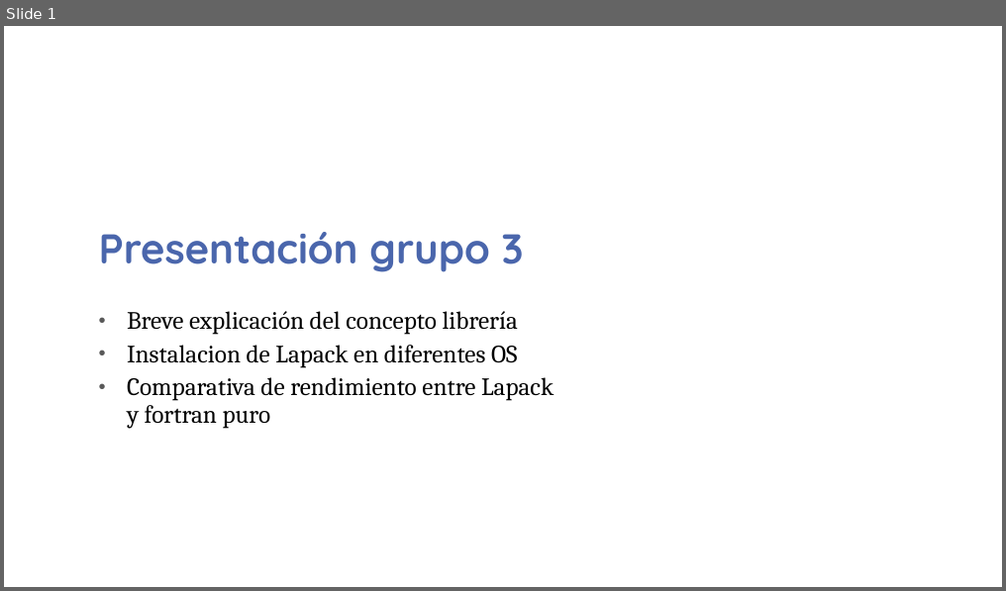
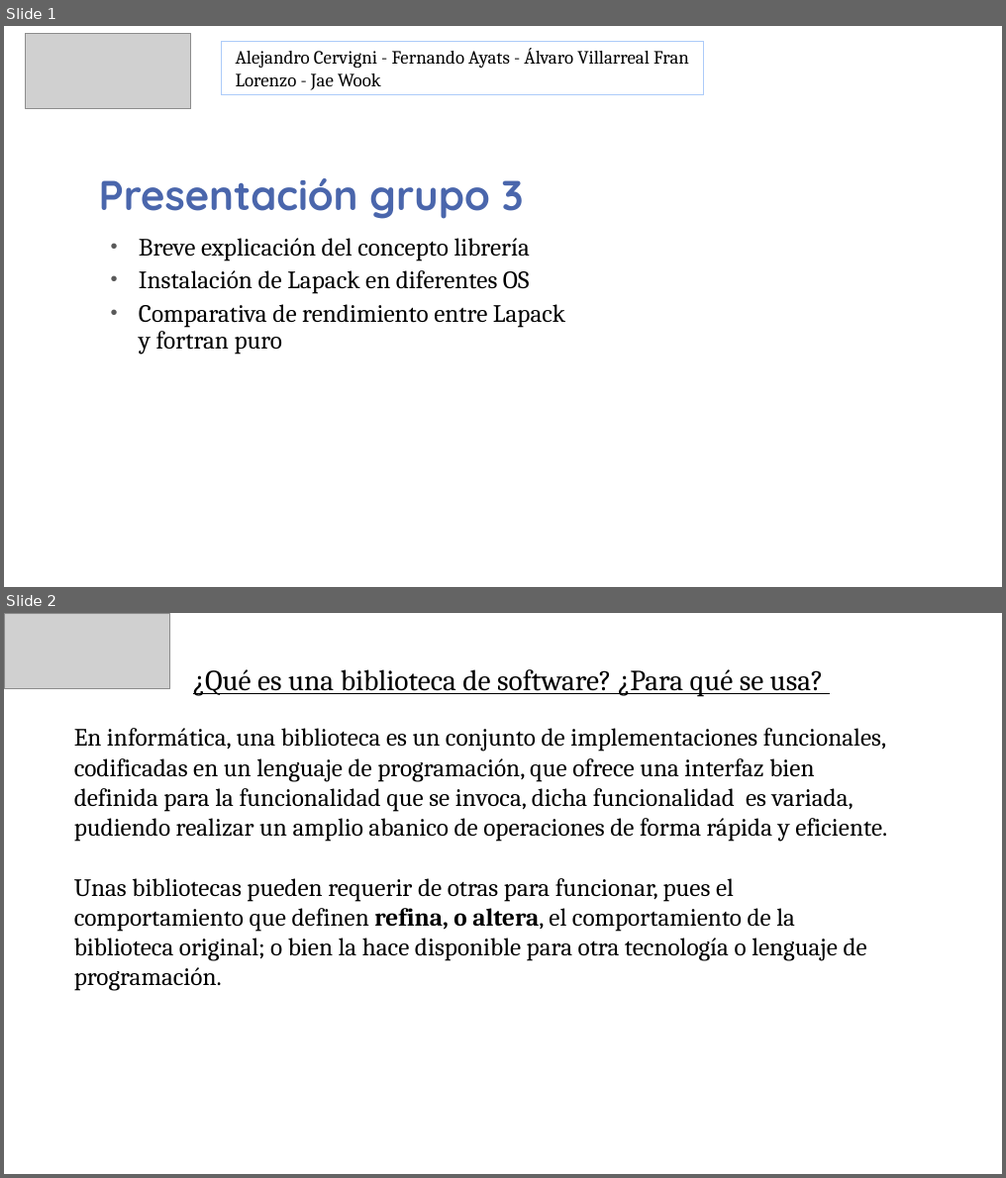
Before and after one commit to guaguaUPM/UPM, a slide deck: lu-lapack.pptx. Shown one above the other, each under a label of ours: slide 1 before the commit, slides 1 and 2 after it. The pictures are 1006x591 and 1006x1178 pixels, drawn with LibreOffice and Linux fonts; fonts in the diff are those of the drawing; grey boxes stand for pictures; background and template pictures are left out. Boxes give left, top, right and bottom in pixels: in the first picture for what was removed or moved away, otherwise in the second. Text is boxed around its words. In the diff, an @@ line names an element or a change of style, - is before the commit and + after.

```diff
--- a/lu-lapack.pptx
+++ b/lu-lapack.pptx
@@ slide 2 added at (4, 613, 1002, 1174), background picture (left out) @@
@@ picture added at (4, 613, 169, 688) @@
@@ text added at (74, 669, 887, 991), 24 pt, text #000000 @@
+¿Qué es una biblioteca de software? ¿Para qué se usa?
+En informática, una biblioteca es un conjunto de implementaciones funcionales, codificadas en un lenguaje de programación, que ofrece una interfaz bien definida para la funcionalidad que se invoca, dicha funcionalidad es variada, pudiendo realizar un amplio abanico de operaciones de forma rápida y eficiente.
+Unas bibliotecas pueden requerir de otras para funcionar, pues el comportamiento que definen refina, o altera, el comportamiento de la biblioteca original; o bien la hace disponible para otra tecnología o lenguaje de programación.
@@ slide 1 changed as well @@
@@ picture added at (26, 34, 191, 109) @@
@@ rectangle added at (221, 42, 703, 95), outline #ACCBF9 0.75 pt, 18 pt, text #000000 @@
+Alejandro Cervigni - Fernando Ayats - Álvaro Villarreal Fran Lorenzo - Jae Wook
@@ title "Presentación grupo 3": place and size @@
-title "Presentación grupo 3" at (99, 232, 524, 273)
+title "Presentación grupo 3" at (99, 178, 524, 219)
@@ subtitle "Breve explicación del concepto librería": place and size @@
-subtitle "Breve explicación del concepto librería" at (127, 311, 553, 429)
+subtitle "Breve explicación del concepto librería" at (139, 238, 565, 355)
@@ subtitle at (139, 271, 530, 294): text changed @@
-• Instalacion de Lapack en diferentes OS
+• Instalación de Lapack en diferentes OS
```
Also in this commit, not shown: 1 other slide changed, 4 other slides added, 1 other file.
